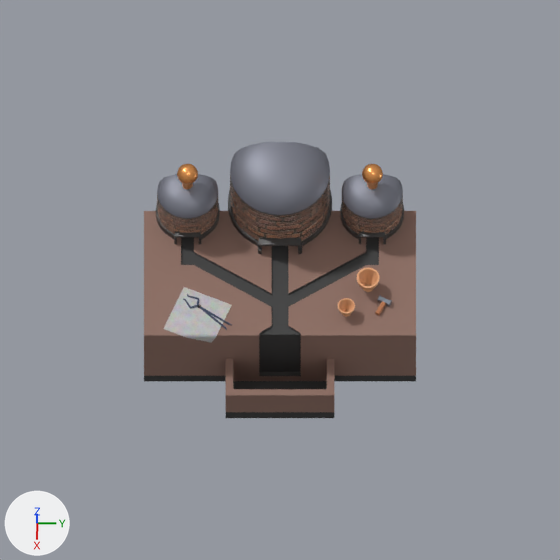
Before and after pictures for a commit that changed the Blender file Source/Models/Large Buildings/Forge and related.blend.
One viewpoint serves both versions: the file's camera 'Camera'. The lights are fixed; the arrows at lower left show +X, +Y and +Z. The same objects are shown in both versions, whatever each file hides.

In view in the first picture: 'Base', 'Cloth', 'Cylinder', 'Left', 'Right'.
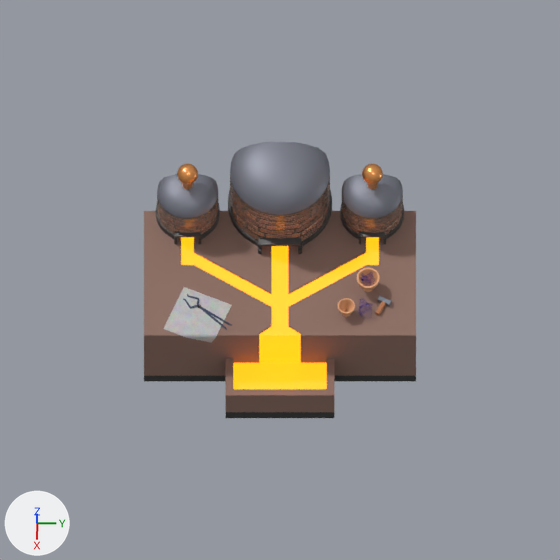
The change, as JSON lines over the scene's bpy script:
```json
{"op": "add", "block": "mat_copper_001", "code": ["mat_copper_001 = principled_material('Copper.001')", "mat_copper_001.base_color = (0.0191, 0.00652, 0.359)  # blue #2613a2", "mat_copper_001.metallic = 0.191", "mat_copper_001.roughness = 0.741", "mat_copper_001.alpha = 0.191", "mat_copper_001.diffuse_roughness = 0.741", "mat_copper_001.coat_weight = 0.129"]}
{"op": "add", "block": "mat_copper", "code": ["mat_copper = principled_material('Copper')", "mat_copper.base_color = (0.0191, 0.00652, 0.359)  # blue #2613a2", "mat_copper.metallic = 0.191", "mat_copper.roughness = 0.741", "mat_copper.alpha = 0.191", "mat_copper.diffuse_roughness = 0.741", "mat_copper.coat_weight = 0.129"]}
{"op": "add", "block": "mat_middle", "code": ["mat_middle = principled_material('MIddle')", "mat_middle.base_color = (1.0, 0.0923, 0.0129)  # orange #ff561e", "mat_middle.emission_color = (0.57, 0.202, 0.00225)  # orange #c77c07", "mat_middle.emission_strength = 3.0"]}
{"op": "add", "block": "me_icosphere_001", "code": ["me_icosphere_001 = bpy.data.meshes.new('Icosphere.001')", "me_icosphere_001.from_pydata(...)  # 27 vertices, 35 faces; spans x -0.94..1.25, y -1.01..1.06, z -1.0..1.49", "me_icosphere_001.materials.append(mat_copper_001)  # blue #2613a2"]}
{"op": "add", "block": "me_icosphere", "code": ["me_icosphere = bpy.data.meshes.new('Icosphere')", "me_icosphere.from_pydata(...)  # 27 vertices, 35 faces; spans x -0.94..1.25, y -1.01..1.06, z -1.0..1.49", "me_icosphere.materials.append(mat_copper)  # blue #2613a2"]}
{"op": "add", "block": "me_plane_003", "code": ["me_plane_003 = bpy.data.meshes.new('Plane.003')", "me_plane_003.from_pydata(...)  # 82 vertices, 70 faces; spans x -0.94..0.89, y -1.08..1.08, z -0.7..0.0", "me_plane_003.materials.append(mat_middle)  # orange #ff561e"]}
{"op": "add", "block": "ob_clump_001", "code": ["ob_clump_001 = bpy.data.objects.new('Clump.001', me_icosphere_001)", "ob_clump_001.location = (-0.09, 0.94, 1.14)", "ob_clump_001.rotation_euler = (0.44, 0.214, 5.214)  # degrees (25, 12, 299)", "ob_clump_001.scale = (0.0654, 0.0654, 0.0654)"]}
{"op": "add", "block": "ob_clump", "code": ["ob_clump = bpy.data.objects.new('Clump', me_icosphere)", "ob_clump.location = (0.24, 0.89, 1.08)", "ob_clump.rotation_euler = (-2.33, 1.233, 0.9)  # degrees (-133, 71, 52)", "ob_clump.scale = (0.0831, 0.0831, 0.0831)"]}
{"op": "add", "block": "ob_glow_raw", "code": ["ob_glow_raw = bpy.data.objects.new('Glow Raw', me_plane_003)", "ob_glow_raw.location = (0.0, 0.0, 0.98)", "_m = ob_glow_raw.modifiers.new('Boolean', 'BOOLEAN')", "_m.object = ob_base"]}
```

What differs and where, as boxes [x1, y1, x2, y2] in the pictures (560 x 560 px):
```json
{"object": "Glow Raw", "change": "added", "after": [181, 237, 379, 389]}
{"object": "Clump", "change": "added", "after": [358, 298, 373, 319]}
{"object": "Clump.001", "change": "added", "after": [361, 272, 375, 286]}
```
